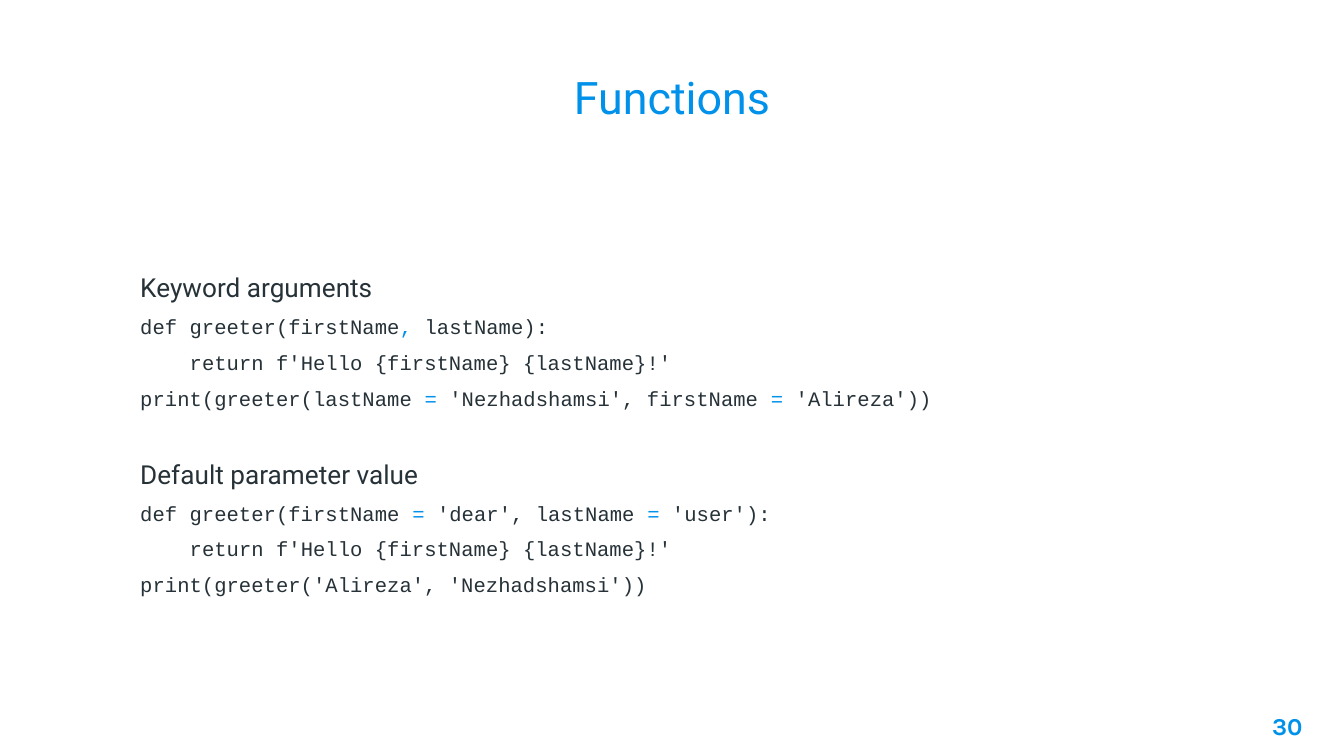
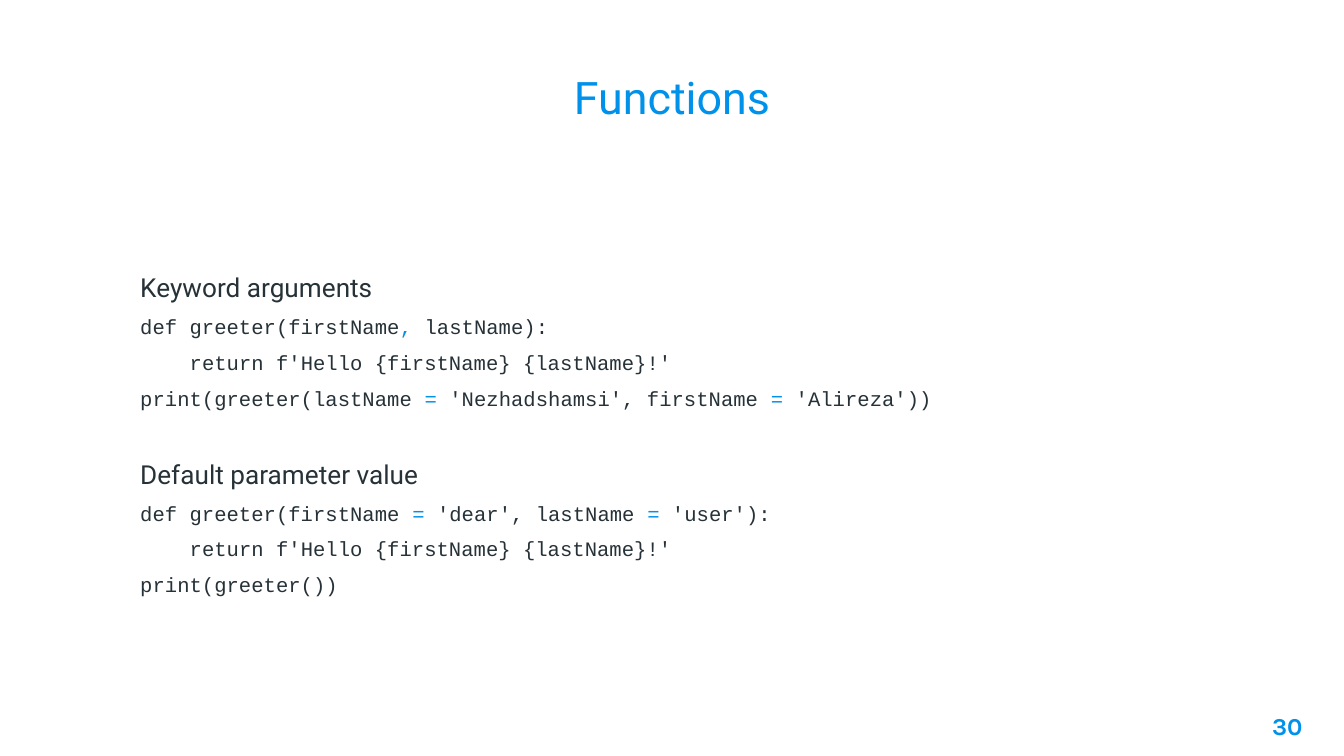
Before and after one commit to AleeRezaa/learn-python, a slide deck: slide 30 of Powerpoint/1 Python Basics.pptx. Drawn at 1344x756 pixels with LibreOffice and Linux fonts; fonts in the diff are those of the drawing; background and template pictures are left out. Boxes give left, top, right and bottom in pixels: in the first picture for what was removed or moved away, otherwise in the second. Text is boxed around its words. In the diff, an @@ line names an element or a change of style, - is before the commit and + after.

```diff
--- a/Powerpoint/1 Python Basics.pptx
+++ b/Powerpoint/1 Python Basics.pptx
@@ text at box(140, 578, 337, 597): text changed @@
-print(greeter('Alireza', 'Nezhadshamsi'))
+print(greeter())
```
Also in this commit, not shown: 2 other slides changed, 1 other file.
